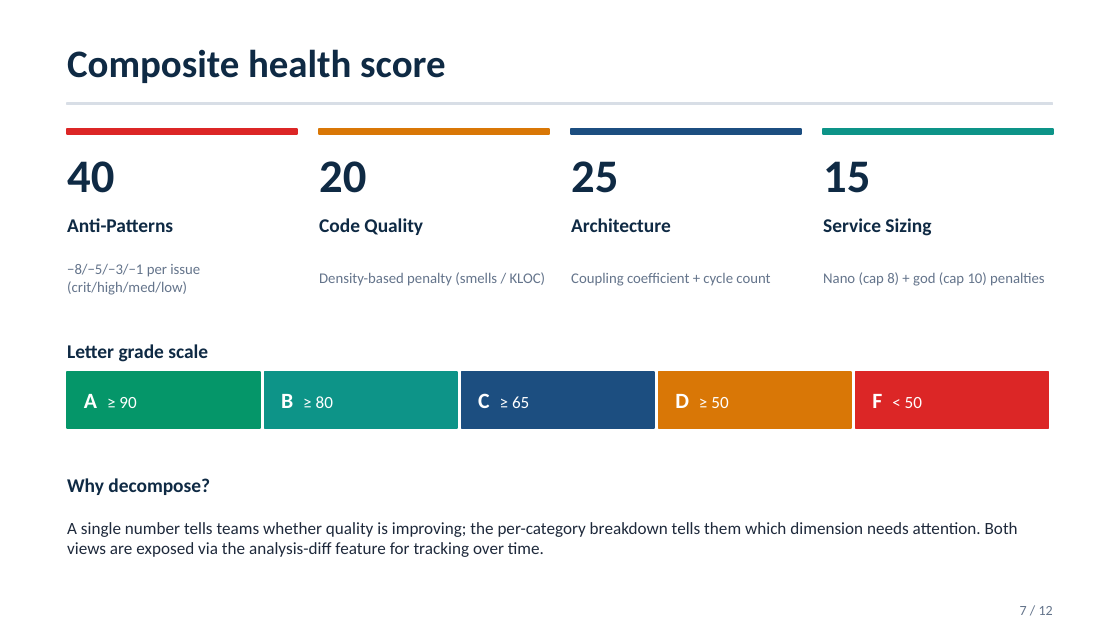
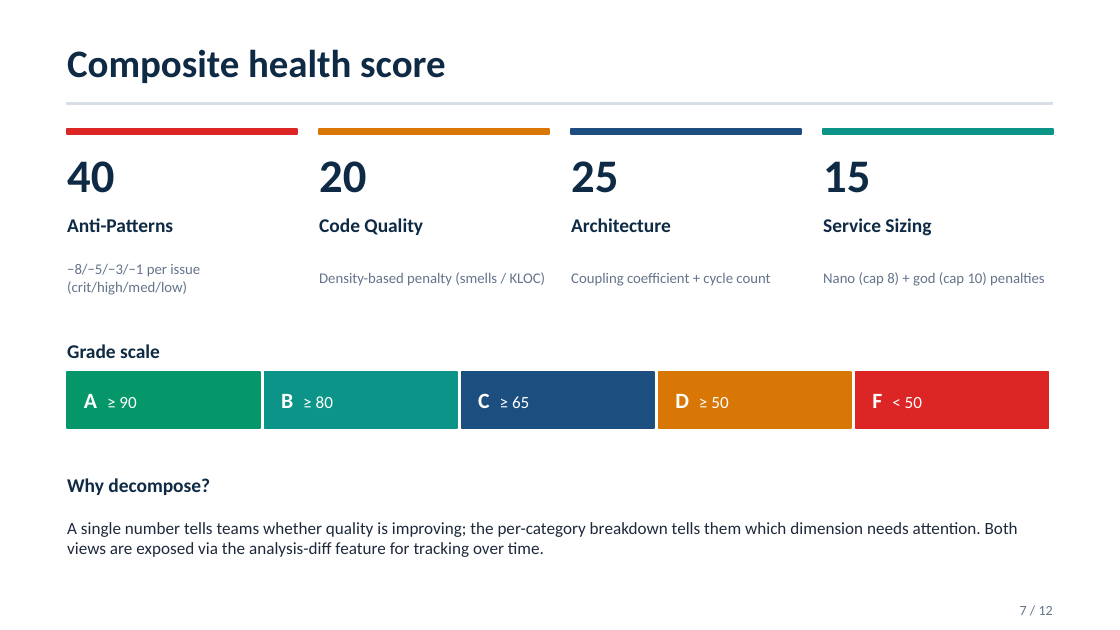
Before and after one commit to andrei45635/dissertation_backend, a slide deck: slide 7 of thesis/presentation/MSA_Detector_Defense_v2.pptx. Drawn at 1120x630 pixels with LibreOffice and Linux fonts; fonts in the diff are those of the drawing. Boxes give left, top, right and bottom in pixels: in the first picture for what was removed or moved away, otherwise in the second. Text is boxed around its words. In the diff, an @@ line names an element or a change of style, - is before the commit and + after.

```diff
--- a/thesis/presentation/MSA_Detector_Defense_v2.pptx
+++ b/thesis/presentation/MSA_Detector_Defense_v2.pptx
@@ text at (67, 344, 160, 358): text changed @@
-Letter grade scale
+Grade scale
```
Also in this commit, not shown: 2 other slides changed.
